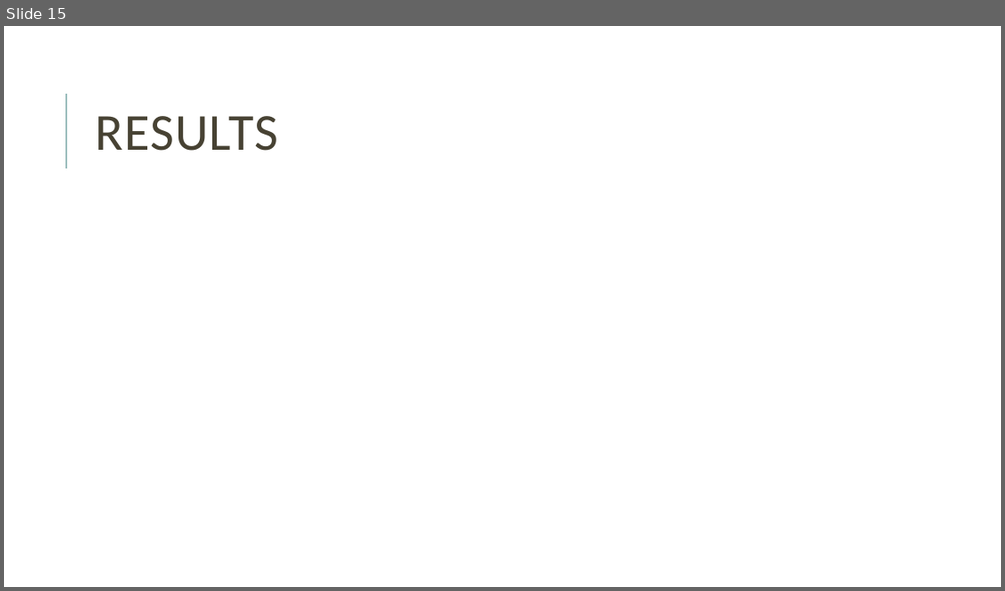
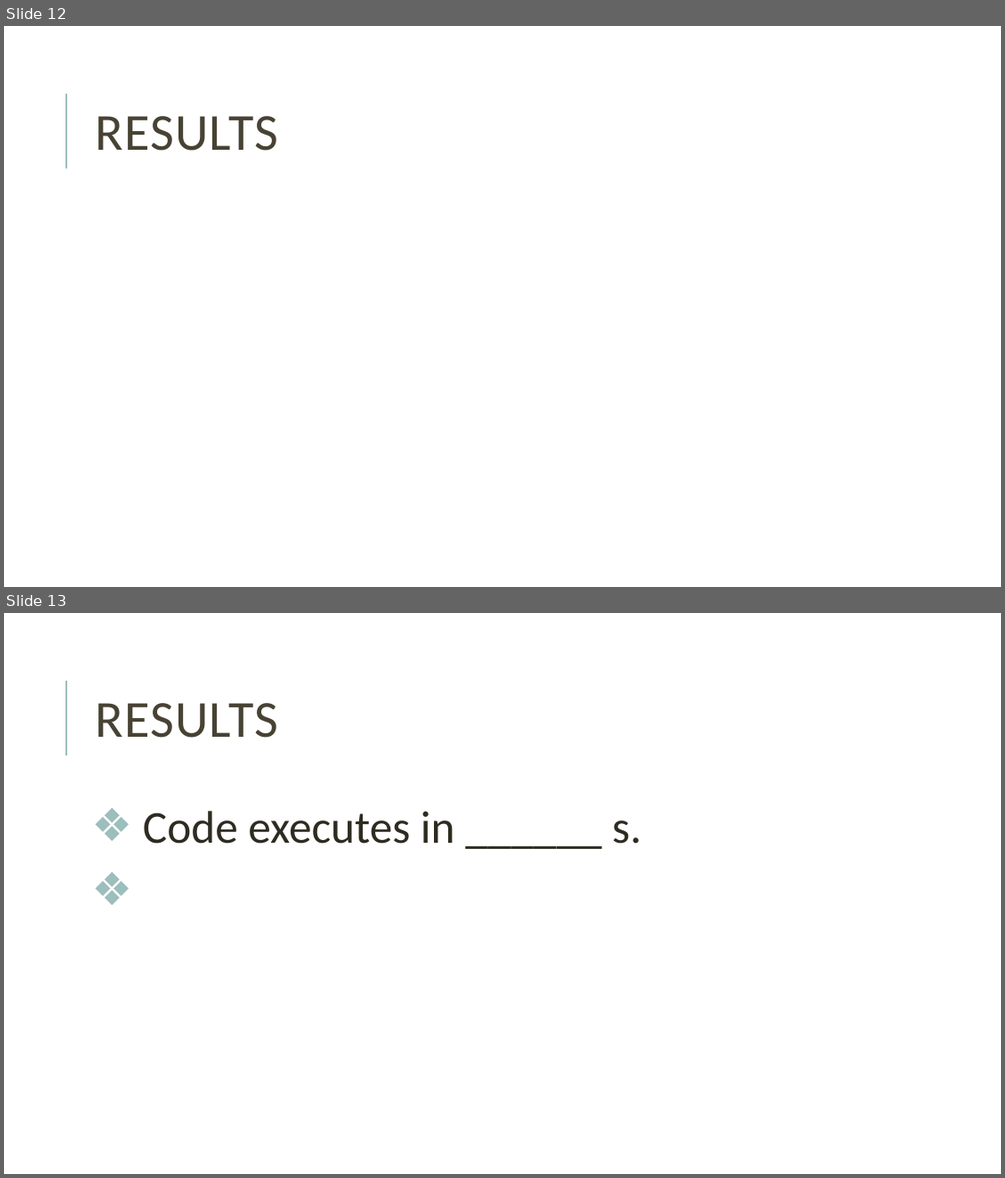
Before and after one commit to mblai35/Phase-FieldModelingFEM, a slide deck: PFMFEM.pptx. Shown one above the other, each under a label of ours: slide 15 before the commit, slides 12 and 13 after it. The pictures are 1005x591 and 1005x1178 pixels, drawn with LibreOffice and Linux fonts; fonts in the diff are those of the drawing. Boxes give left, top, right and bottom in pixels: in the first picture for what was removed or moved away, otherwise in the second. Text is boxed around its words. In the diff, an @@ line names an element or a change of style, - is before the commit and + after.

```diff
--- a/PFMFEM.pptx
+++ b/PFMFEM.pptx
@@ slide 13 added at <box>4,613,1001,1174</box>, background #FFFFFF; not listed: 1 template element that a slide beside it also shows @@
@@ title added at <box>95,703,278,738</box>, 50 pt, text #474233 @@
+RESULTS
@@ text added at <box>143,811,641,844</box>, 44 pt, text #2E2B21 @@
+❖ Code executes in ______ s.
@@ what was slide 15 is now slide 12 @@
```
Also in this commit, not shown: 2 slides changed, 1 other slide added, 4 slides removed, 2 other files.
